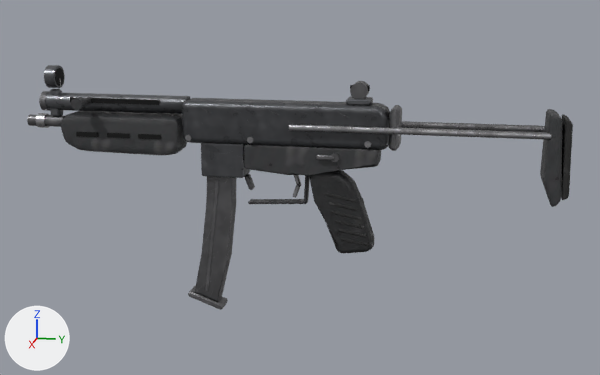
The glTF model public/models/weapons/hornet.glb: old version first, new version second.
The view is the same before and after, from a camera (50 mm lens) standing at (0.999, 0.238, 0.175) and looking at (0.002, 0.039, -0.074). Arrows for +X, +Y and +Z are at lower left; the lights stay in place. The older version comes first. Vertices at exactly the same position are counted once.

The first picture shows 'body', 'mag'.
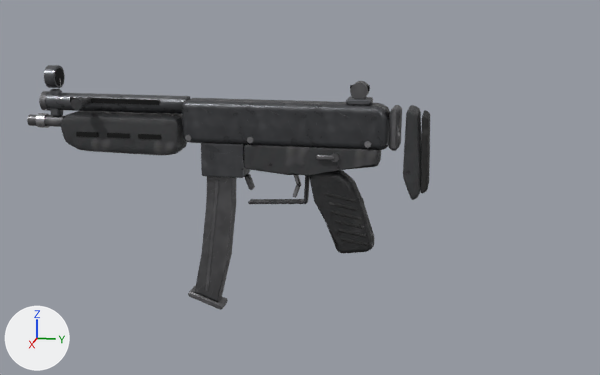
Location of each change, [x1, y1, x2, y2] in pixels of the pictures (600 x 375 px; the box of a moved part takes in the faces that stretch with it):
'body', reshaped (26% narrower)
    before: [27, 65, 573, 253]
    after: [27, 65, 430, 253]
part 1 of me_body_056, moved or reshaped
    before: [561, 114, 573, 200]
    after: [421, 110, 430, 193]
part 2 of me_body_056, deleted
    before: [289, 124, 551, 140]
part 3 of me_body_056, deleted
    before: [402, 121, 545, 132]
part 4 of me_body_056, moved or reshaped
    before: [540, 109, 562, 207]
    after: [403, 109, 421, 200]
part 5 of me_body_056, surface changed
    before: [544, 109, 561, 207]
    after: [404, 105, 419, 200]

Patch to the scene script:
```diff
--- a/public/models/weapons/hornet.glb.py
+++ b/public/models/weapons/hornet.glb.py
@@ me_body_056 @@
 # used by ob_body; location = (0.0, 0.0, 0.0)
-me_body_056.from_pydata(...)  # 1612 vertices, 3032 faces; spans x -0.027..0.046, y -0.325..0.36, z -0.155..0.072
+me_body_056.from_pydata(...)  # 1572 vertices, 2960 faces; spans x -0.027..0.046, y -0.325..0.198, z -0.155..0.072
+# me_body_056 part 1: the loose piece of 56 vertices spanning x -0.025..0.025, y 0.35..0.36, z -0.069..0.025 is moved by (0.0, -0.162, 0.0)
+# me_body_056 part 2: the loose piece of 20 vertices spanning x 0.02..0.027, y 0.03..0.335, z 0.002..0.01 is deleted
+# me_body_056 part 3: the loose piece of 20 vertices spanning x -0.027..-0.02, y 0.03..0.335, z 0.002..0.01 is deleted
+# me_body_056 part 4
+# 70 vertices in x -0.027..0.027, y 0.33..0.352, z -0.078..0.031 move by (0.0, -0.162, 0.0)
+# me_body_056 part 5: 72 kept faces spanning x -0.027..0.027, y 0.169..0.188, z -0.078..0.031 get new texture (UV) coordinates
 me_body_056.materials.append(mat_hl_anodized)
```
